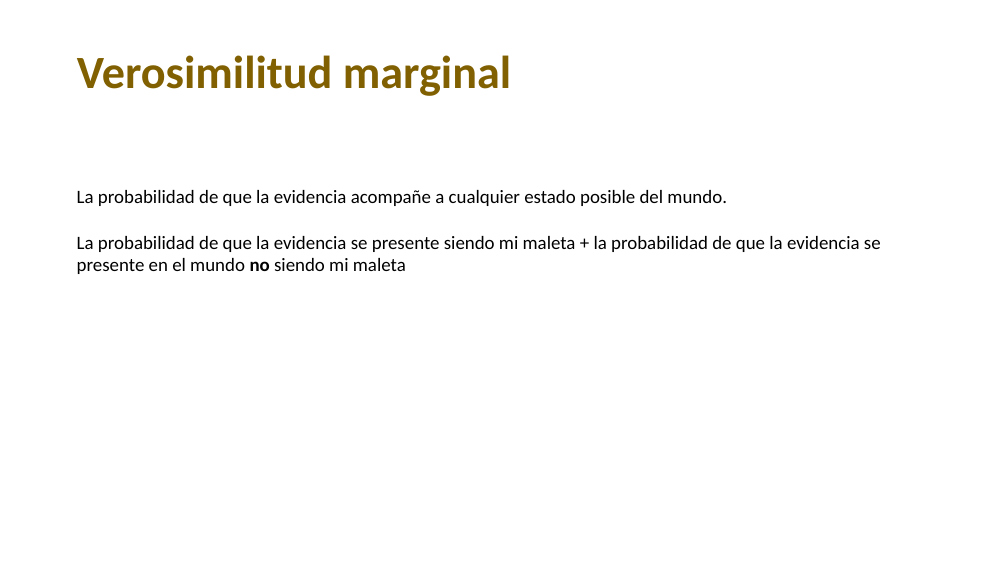
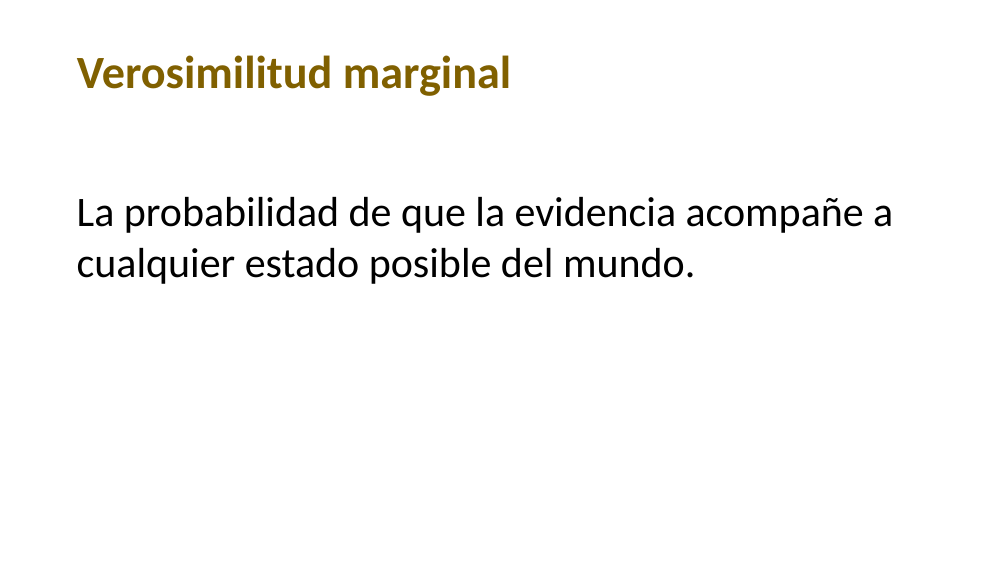
Before and after one commit to Adrifelcha/afchavez-019, a slide deck: slide 35 of Lab25/Adjuntías/2020-2/InferenciaBayesiana.pptx (slide 94 before the commit). Drawn at 1008x567 pixels with LibreOffice and Linux fonts; fonts in the diff are those of the drawing. Boxes give left, top, right and bottom in pixels: in the first picture for what was removed or moved away, otherwise in the second. Text is boxed around its words. In the diff, an @@ line names an element or a change of style, - is before the commit and + after.

```diff
--- a/Lab25/Adjuntías/2020-2/InferenciaBayesiana.pptx
+++ b/Lab25/Adjuntías/2020-2/InferenciaBayesiana.pptx
@@ text "La probabilidad de que la ..." at <box>77,197,893,284</box>: size 18 to 40 pt @@
@@ text at <box>77,236,881,274</box>: paragraph removed @@
-La probabilidad de que la evidencia se presente siendo mi maleta + la probabilidad de que la evidencia se presente en el mundo no siendo mi maleta
```
Also in this commit, not shown: 13 other slides changed, 2 slides added, 60 slides removed, 5 other files.
